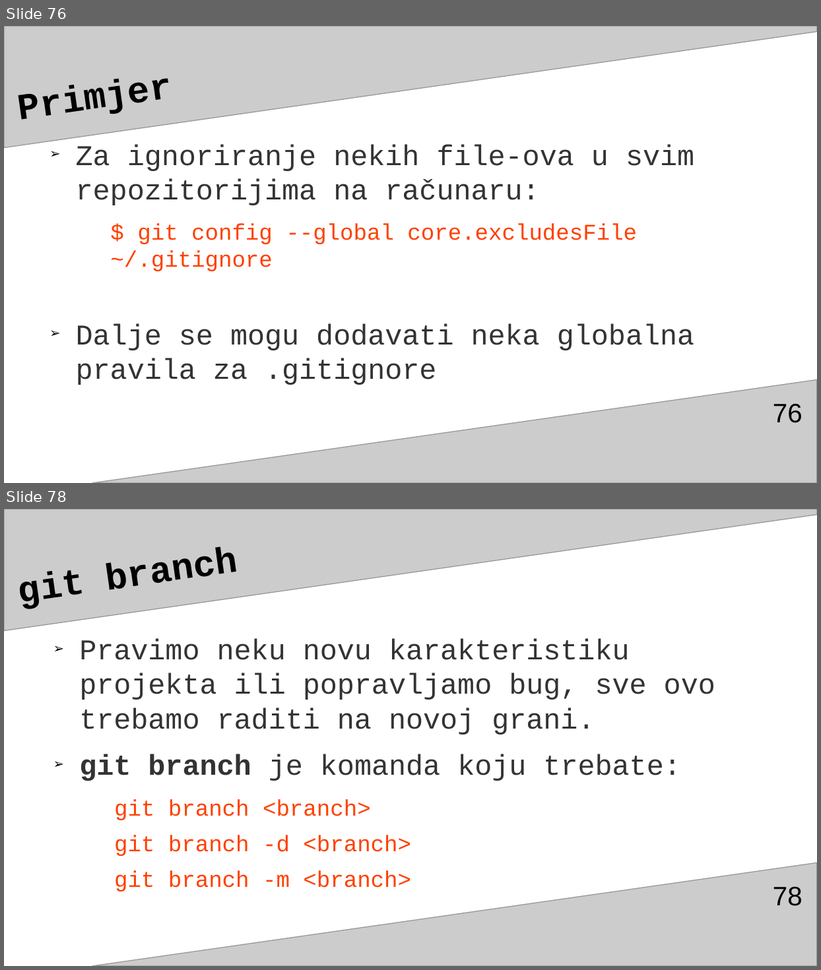
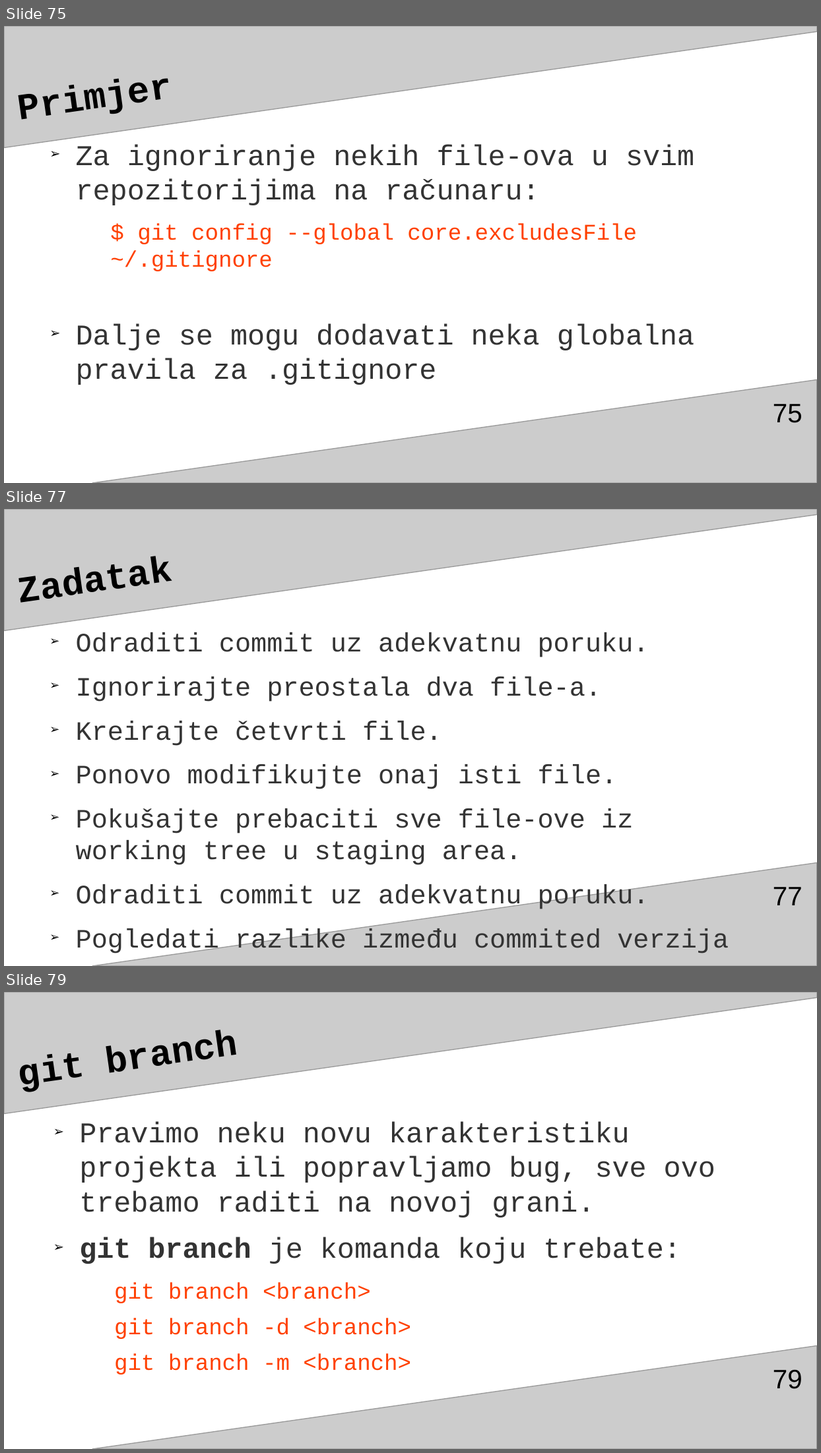
Before and after one commit to adnannukic/prezentacija-za-TSI, a slide deck: gitGitHubAdnanNukićPrez3.odp. Shown one above the other, each under a label of ours: slides 76 and 78 before the commit, slides 75, 77 and 79 after it; the slides between them are not shown. The pictures are 821x970 and 821x1453 pixels, drawn with LibreOffice and Linux fonts; fonts in the diff are those of the drawing. Boxes give left, top, right and bottom in pixels: in the first picture for what was removed or moved away, otherwise in the second. Text is boxed around its words. In the diff, an @@ line names an element or a change of style, - is before the commit and + after.

```diff
--- a/gitGitHubAdnanNukićPrez3.odp
+++ b/gitGitHubAdnanNukićPrez3.odp
@@ slide 77 added at <box>4,509,817,966</box>, background #FFFFFF; not listed: 2 template elements that a slide beside it also shows @@
@@ title added at <box>13,509,742,625</box>, 36 pt, text #000000, bold @@
+Zadatak
@@ text added at <box>76,632,729,956</box>, 25.9 pt, text #333333 @@
+➢ Odraditi commit uz adekvatnu poruku.
+➢ Ignorirajte preostala dva file-a.
+➢ Kreirajte četvrti file.
+➢ Ponovo modifikujte onaj isti file.
+➢ Pokušajte prebaciti sve file-ove iz working tree u staging area.
+➢ Odraditi commit uz adekvatnu poruku.
+➢ Pogledati razlike između commited verzija
@@ page number added at <box>773,887,803,906</box>, 26 pt, text #000000 @@
+77
@@ what was slide 76 is now slide 75 @@
@@ page number at <box>773,404,803,423</box>: text changed @@
-76
+75
@@ what was slide 78 is now slide 79 @@
@@ page number at <box>773,1370,803,1389</box>: text changed @@
-78
+79
```
Also in this commit, not shown: 12 slides changed, 3 other slides added, 3 slides removed.
